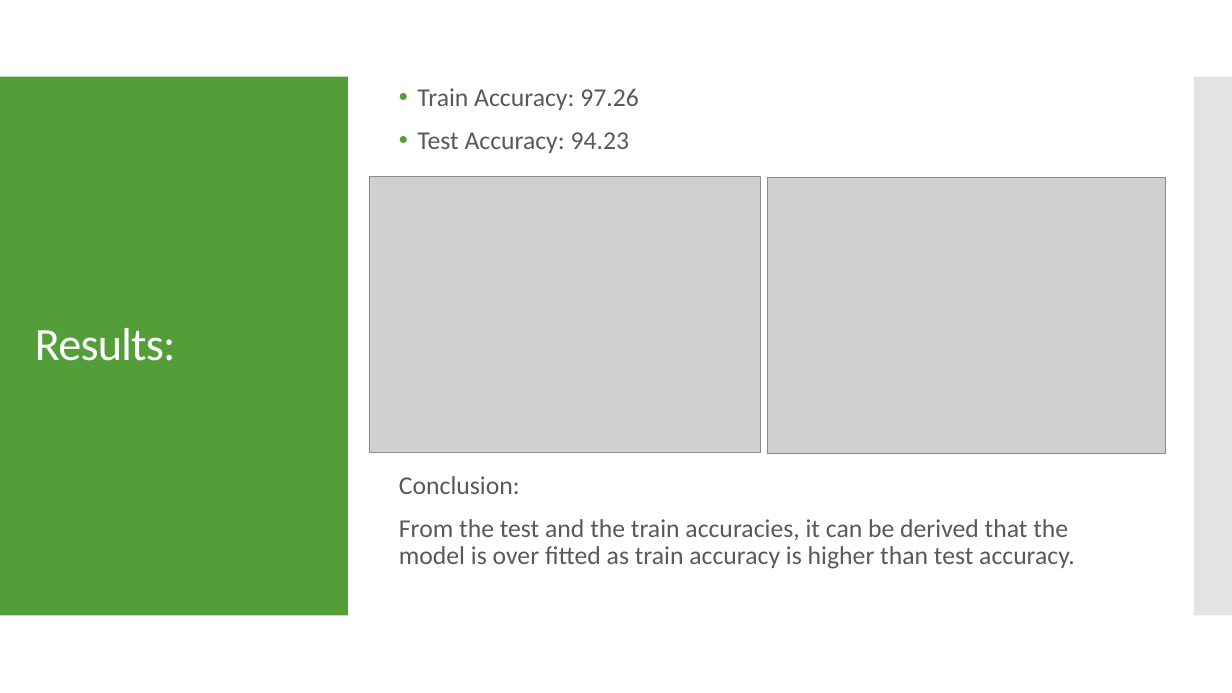
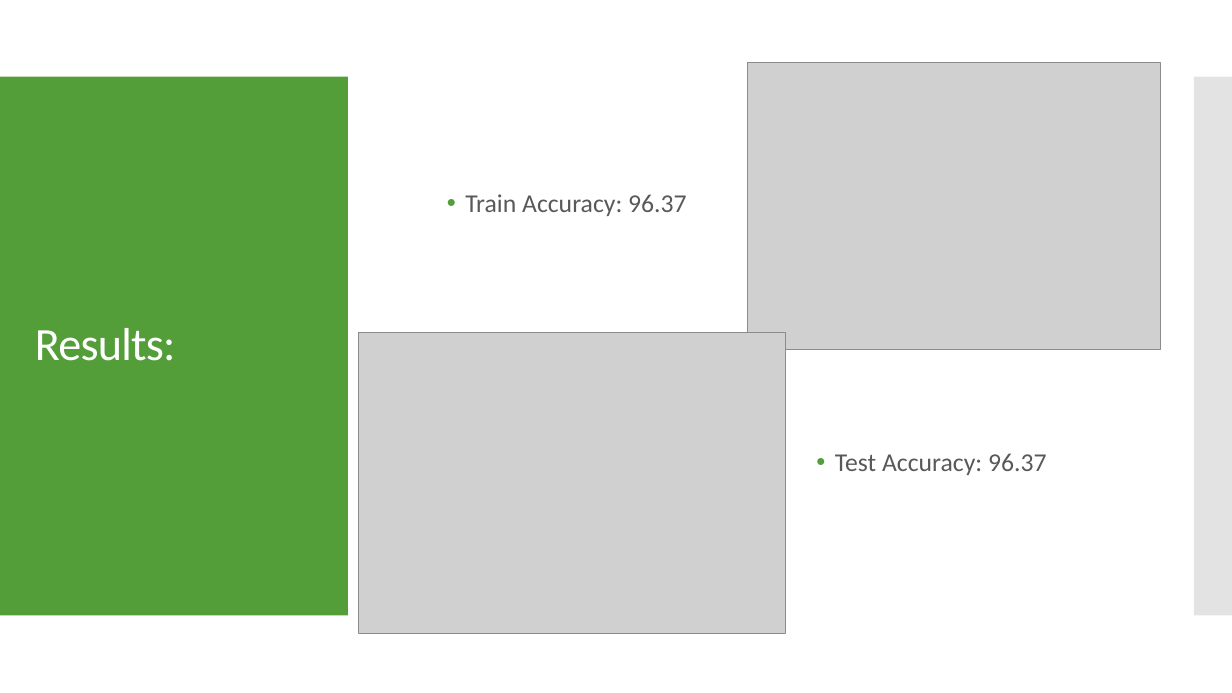
Before and after one commit to SazidAlam/Plant-Disease-Detection, a slide deck: slide 9 of FarzeenNazPromi1620225042/MidPoint_ProgressAndPlans.pptx. Drawn at 1232x693 pixels with LibreOffice and Linux fonts; fonts in the diff are those of the drawing; grey boxes stand for pictures. Boxes give left, top, right and bottom in pixels: in the first picture for what was removed or moved away, otherwise in the second. Text is boxed around its words. In the diff, an @@ line names an element or a change of style, - is before the commit and + after.

Commit message:
over-fitting fix

```diff
--- a/FarzeenNazPromi1620225042/MidPoint_ProgressAndPlans.pptx
+++ b/FarzeenNazPromi1620225042/MidPoint_ProgressAndPlans.pptx
@@ text removed at box(399, 88, 1075, 569) @@
-• Train Accuracy: 97.26
-• Test Accuracy: 94.23
-Conclusion:
-From the test and the train accuracies, it can be derived that the model is over fitted as train accuracy is higher than test accuracy.
@@ picture added at box(748, 63, 1161, 349) @@
@@ picture removed at box(369, 177, 761, 453) @@
@@ picture removed at box(768, 178, 1166, 455) @@
@@ text added at box(465, 194, 1047, 475), 20 pt, text #595959 @@
+• Train Accuracy: 96.37
+                • Test Accuracy: 96.37
@@ picture added at box(359, 333, 787, 634) @@
```
Also in this commit, not shown: 2 other slides changed, 1 other file.
